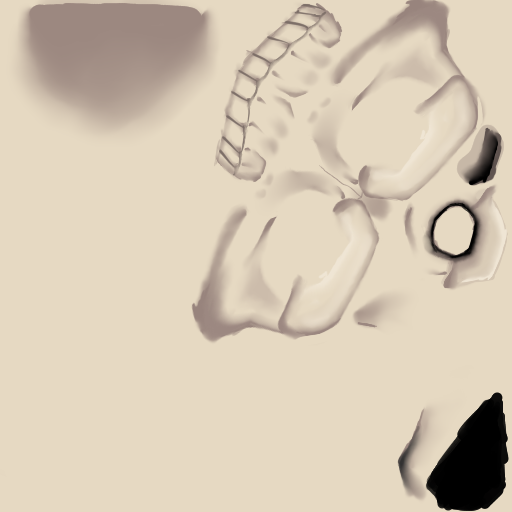
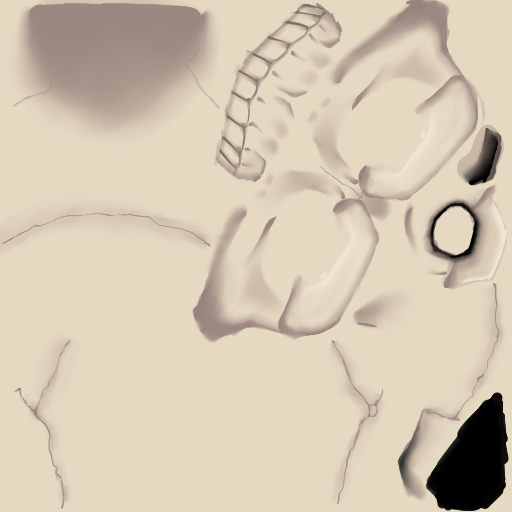
Layers edited between the first and the second 512px x 512px image:
added layer "Capa de pintura 3" (1st of 2) above "Capa de pintura 3" over [0, 24, 507, 509]
painted on "Capa de pintura 3" (2nd of 2) over [0, 24, 507, 509]
painted on "Capa de pintura 2" over [0, 24, 507, 509]